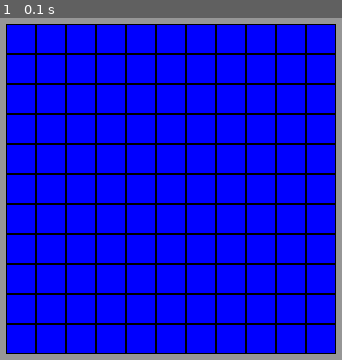
Above: before the commit, frame 1.
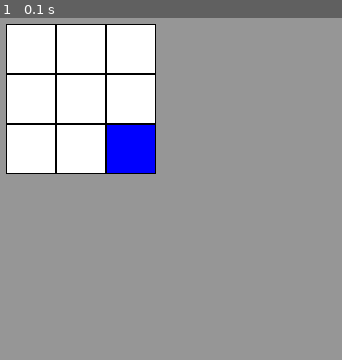
Above: after the commit, the same moment.

Repository: josh-reynolds/Python
Game: pygame game, started from pygame/nulltima/main.py
Same seed, same stepped clock (60 frames per second), same inputs: the game is played once before the commit and once after it.
Inputs:
- Up to frame 1 (0.1 s): no input

The runs differ from the first frame. In frame 1, 91% of the frame differs, in the area x 1-99%, y 1-99%.

Commit message:
Shifting world cell color mapping to a hash

Diff:
--- a/pygame/nulltima/grid.py
+++ b/pygame/nulltima/grid.py
@@ -40,6 +40,15 @@
         self.assertEqual(g.cell_width, 4)
         self.assertEqual(g.cell_height, 3)
 
+    def test_coordinate_mapping_to_world(self):
+        g = grid(3, 3, 10, 10, 6, 6)
+        g.world.contents = [[0, 0, 0, 0, 0],
+                            [0, 0, 0, 0, 0],
+                            [0, 0, 1, 0, 0],
+                            [0, 0, 0, 0, 0],
+                            [0, 0, 0, 0, 0]]
+#        self.assertEqual(
+
 # ---------------------------------------------------------------------------
 if __name__ == '__main__':
     unittest.main()
--- a/pygame/nulltima/main.py
+++ b/pygame/nulltima/main.py
@@ -3,7 +3,12 @@
 from common import *
 from grid import grid
 
-g = grid(11, 11, 60, 60, 30, 30)
+g = grid(3, 3, 60, 60, 50, 50)
+g.world.contents = [[1, 1, 1, 1, 1],
+                    [1, 1, 1, 1, 1],
+                    [1, 1, 4, 1, 1],
+                    [1, 1, 1, 1, 1],
+                    [1, 1, 1, 1, 1]]
 
 pygame.init()
 screen = pygame.display.set_mode(SIZE)
--- a/pygame/nulltima/world.py
+++ b/pygame/nulltima/world.py
@@ -1,12 +1,14 @@
 import unittest
 from common import *
+
+terrains = {0:BLACK, 1:WHITE, 2:RED, 3:GREEN, 4:BLUE}
 
 class World:
     def __init__(self, contents):
         self.contents = contents
 
     def get_cell(self, x, y):
-        return BLUE
+        return terrains[self.contents[x][y]]
 
 def world(contents=[]):
     return World(contents)
